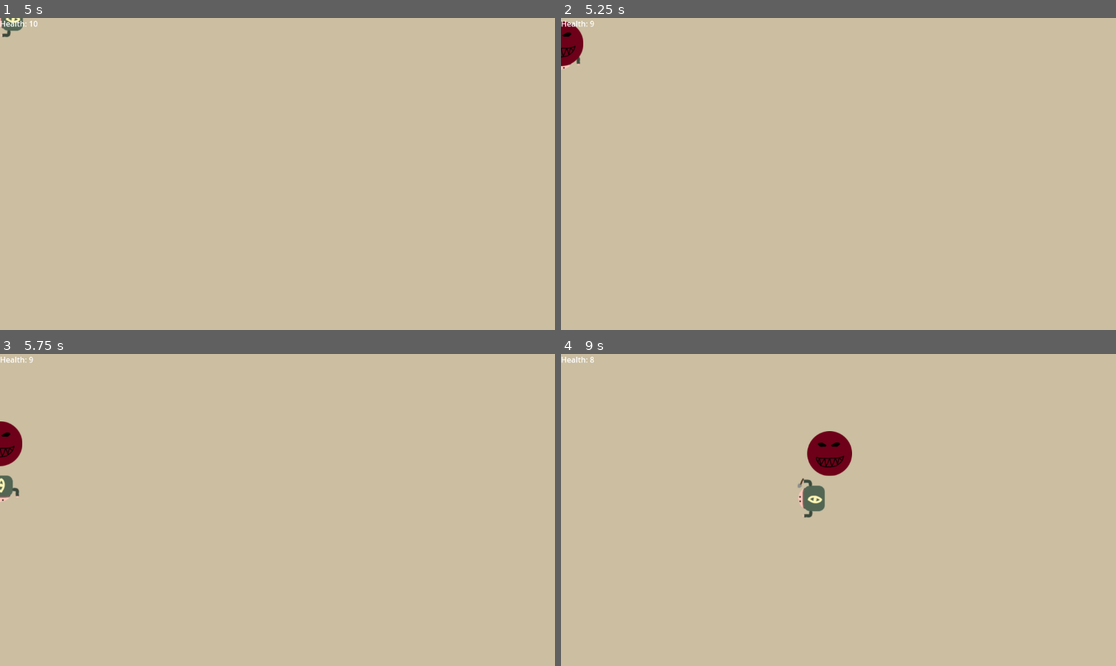
Above: before the commit, frames 1-4 (two rows, left to right).
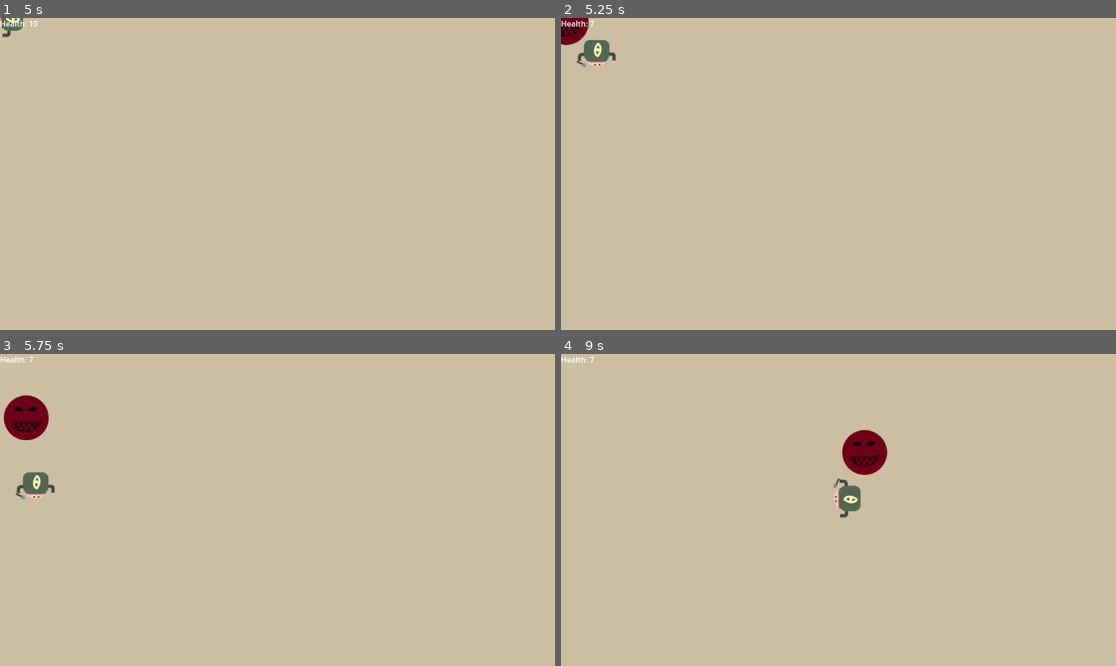
Above: after the commit, the same moments.

Repository: DonYall/Beneath-The-Earth
Game: Godot game, scene res://Scenes/Main.tscn
The game is run twice, just before and just after one commit, with the same random seed, the same clock (stepped at 60 frames per second) and the same inputs.
Inputs:
- Up to frame 1 (5 s): tap Enter at 0.5 s; hold Right (move_right) 0.53-1.28 s; hold Down (move_down) 1.28-2.03 s; hold Right (move_right) 2.03-2.78 s; hold Up (move_up) 2.78-3.53 s; hold Left (move_left) from 3.53 s (still down)
- Up to frame 2 (5.25 s): release Left (move_left) at 5.03 s; hold Down (move_down) from 5.03 s (still down)
- Up to frame 3 (5.75 s): keep holding Down (move_down)
- Up to frame 4 (9 s): release Down (move_down) at 5.78 s; hold Right (move_right) 5.78-6.53 s; hold Up (move_up) 6.53-7.28 s; hold Right (move_right) 7.28-8.03 s; hold Down (move_down) 8.03-8.78 s; hold Left (move_left) from 8.78 s (still down)

Frame 1 is identical in both runs. In frame 2, 0.9% of the frame differs, in the area x 0-10%, y 0-17%; in frame 3, 1.8%; in frame 4, 2.5%, in the area x 5-59%, y 0-53%.

Commit message:
Changed Player to CharacterBody2D

Diff:
--- a/Scenes/Enemy.gd
+++ b/Scenes/Enemy.gd
@@ -30,5 +30,5 @@
 
 		if velocity.length() > 0:
 			velocity = velocity.normalized() * speed
-		position += velocity * delta
+		var collision_info = move_and_collide(velocity * delta)
 		position = position.clamp(Vector2.ZERO, screen_size)
--- a/Scenes/Enemy.tscn
+++ b/Scenes/Enemy.tscn
@@ -27,7 +27,8 @@
 radius = 47.0956
 
 [node name="Enemy" type="CharacterBody2D"]
-collision_mask = 0
+collision_layer = 4
+collision_mask = 10
 script = ExtResource("1_ibpj8")
 
 [node name="AnimatedSprite2D" type="AnimatedSprite2D" parent="."]
--- a/Scenes/Items/Spike.tscn
+++ b/Scenes/Items/Spike.tscn
@@ -9,5 +9,4 @@
 damage = 2
 
 [node name="Sprite2D" parent="." index="0"]
-scale = Vector2(0.1, 0.1)
 texture = ExtResource("3_gbval")
--- a/Scenes/Player.tscn
+++ b/Scenes/Player.tscn
@@ -46,7 +46,9 @@
 [sub_resource type="RectangleShape2D" id="RectangleShape2D_ir5ya"]
 size = Vector2(54, 55)
 
-[node name="Player" type="Area2D"]
+[node name="Player" type="CharacterBody2D"]
+collision_layer = 2
+collision_mask = 12
 script = ExtResource("1_024b0")
 
 [node name="AnimatedSprite2D" type="AnimatedSprite2D" parent="."]
@@ -56,5 +58,4 @@
 [node name="CollisionShape2D" type="CollisionShape2D" parent="."]
 shape = SubResource("RectangleShape2D_ir5ya")
 
-[connection signal="body_entered" from="." to="." method="_on_body_entered"]
 [connection signal="animation_finished" from="AnimatedSprite2D" to="." method="_on_animated_sprite_2d_animation_finished"]
--- a/Scripts/Player.gd
+++ b/Scripts/Player.gd
@@ -1,4 +1,4 @@
-extends Area2D
+extends CharacterBody2D
 
 @export var speed = 400
 @export var health = 10
@@ -25,7 +25,7 @@
 		$AnimatedSprite2D.play()
 	else:
 		$AnimatedSprite2D.stop()
-	position += velocity * delta
+	var collision_info = move_and_collide(velocity * delta)
 	position = position.clamp(Vector2.ZERO, screen_size)
 
 	if velocity.x != 0:
@@ -39,6 +39,10 @@
 	elif velocity.y != 0:
 		$AnimatedSprite2D.rotation = 0 if velocity.y < 0 else PI
 
+	# check for collisions
+	if collision_info:
+		_on_body_entered(collision_info.get_collider())
+
 
 func _on_animated_sprite_2d_animation_finished():
 	$AnimatedSprite2D.play("idle")
--- a/project.godot
+++ b/project.godot
@@ -37,3 +37,9 @@
 "events": [Object(InputEventKey,"resource_local_to_scene":false,"resource_name":"","device":-1,"window_id":0,"alt_press …(182 unchanged characters)…
 ]
 }
+
+[layer_names]
+
+2d_physics/layer_2="player"
+2d_physics/layer_3="enemy"
+2d_physics/layer_4="item"
